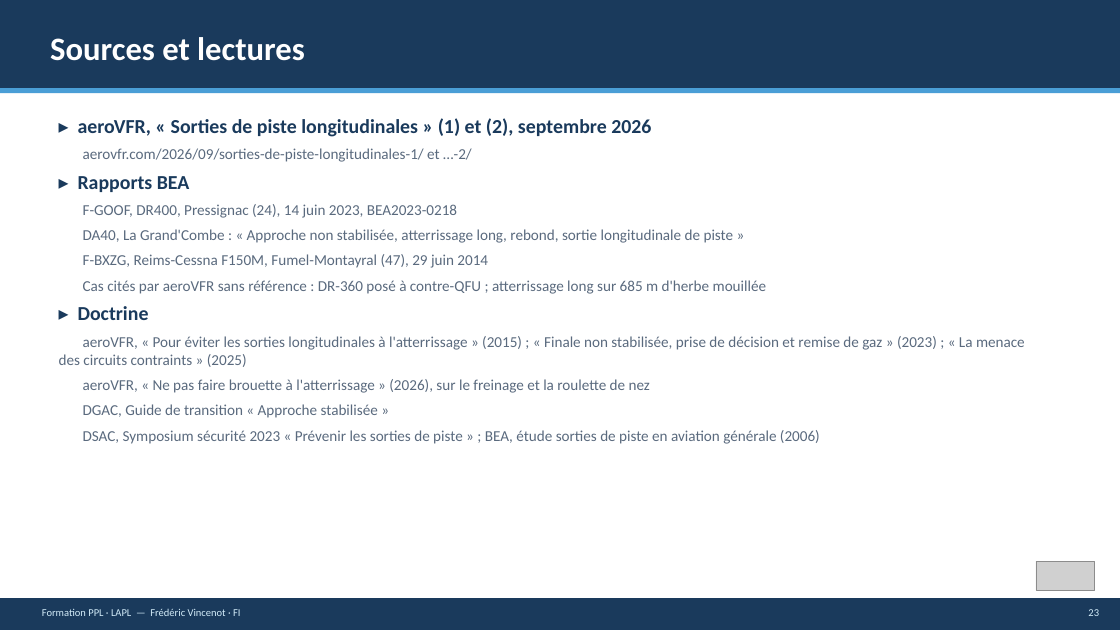
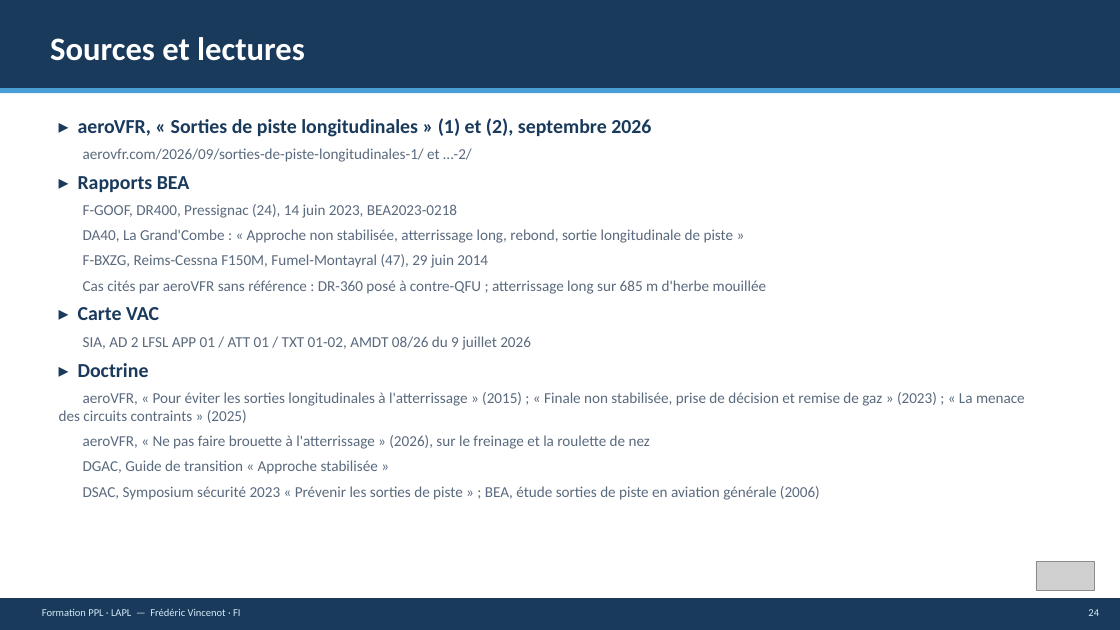
Before and after one commit to FredericVCT/trip-moto-juin-2026, a slide deck: slide 24 of aeroclub/sorties-de-piste/Sorties_de_piste_longitudinales_FV.pptx (slide 23 before the commit). Drawn at 1120x630 pixels with LibreOffice and Linux fonts; fonts in the diff are those of the drawing; grey boxes stand for pictures. Boxes give left, top, right and bottom in pixels: in the first picture for what was removed or moved away, otherwise in the second. Text is boxed around its words. In the diff, an @@ line names an element or a change of style, - is before the commit and + after.

```diff
--- a/aeroclub/sorties-de-piste/Sorties_de_piste_longitudinales_FV.pptx
+++ b/aeroclub/sorties-de-piste/Sorties_de_piste_longitudinales_FV.pptx
@@ text at <box>78,307,531,350</box>: paragraphs added @@
+▸ Carte VAC
+SIA, AD 2 LFSL APP 01 / ATT 01 / TXT 01-02, AMDT 08/26 du 9 juillet 2026
@@ text at <box>1088,609,1099,616</box>: text changed @@
-23
+24
```
Also in this commit, not shown: 4 other slides changed, 1 slide added, 3 other files.
